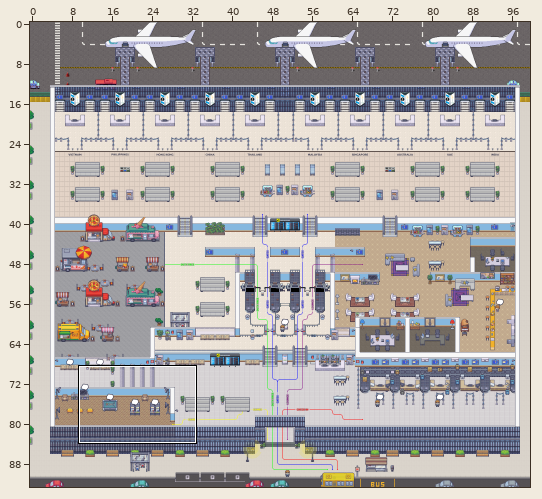
An edit to a level. Tiled map (JSON), terminal.tmj. Above: a wide view before the commit, with the close-up outlined.
Close-up. First the earlier version:
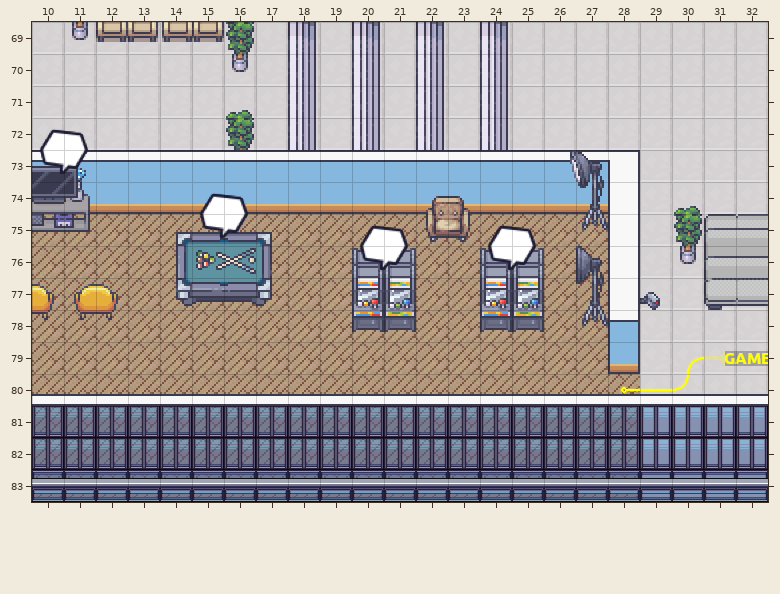
Cells are 32x32 px. Shown: x 10..32, y 69..83.
After:
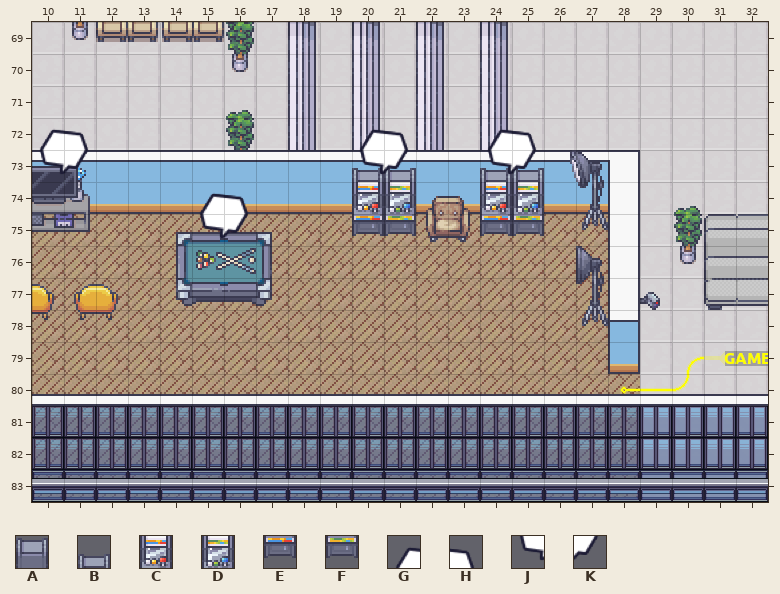
Key: from "Chunk 4": A 65; from "Chunk 5": B 144, C 146, D 147, E 148, F 149; from "Chunk 6": G 17, H 25, J 33, K 41.
_ is an empty cell.
Tiles replaced or removed in this view: A, B, C, D, E, F, G, H, J, K.
The exact change:
Changed rows in their new state; . is an unchanged cell.
Layer "Details/Details1":
first column x 20:
76 __..__
Layer "Details/Details2":
first column x 20:
74 CD..CD
75 EF..EF
76 __..__
77 __..__
78 __..__
Layer "Above/Above1":
first column x 20:
75 __..__
76 __..__
Layer "Above/Above2":
first column x 20:
73 BB..BB
Layer "Above/Above3":
first column x 20:
72 GH..GH
73 JK..JK
Changed places in both close-ups, as pixel boxes (x1, y1, x2, y2):
changed: (352, 129, 416, 332)
changed: (480, 129, 544, 332)
